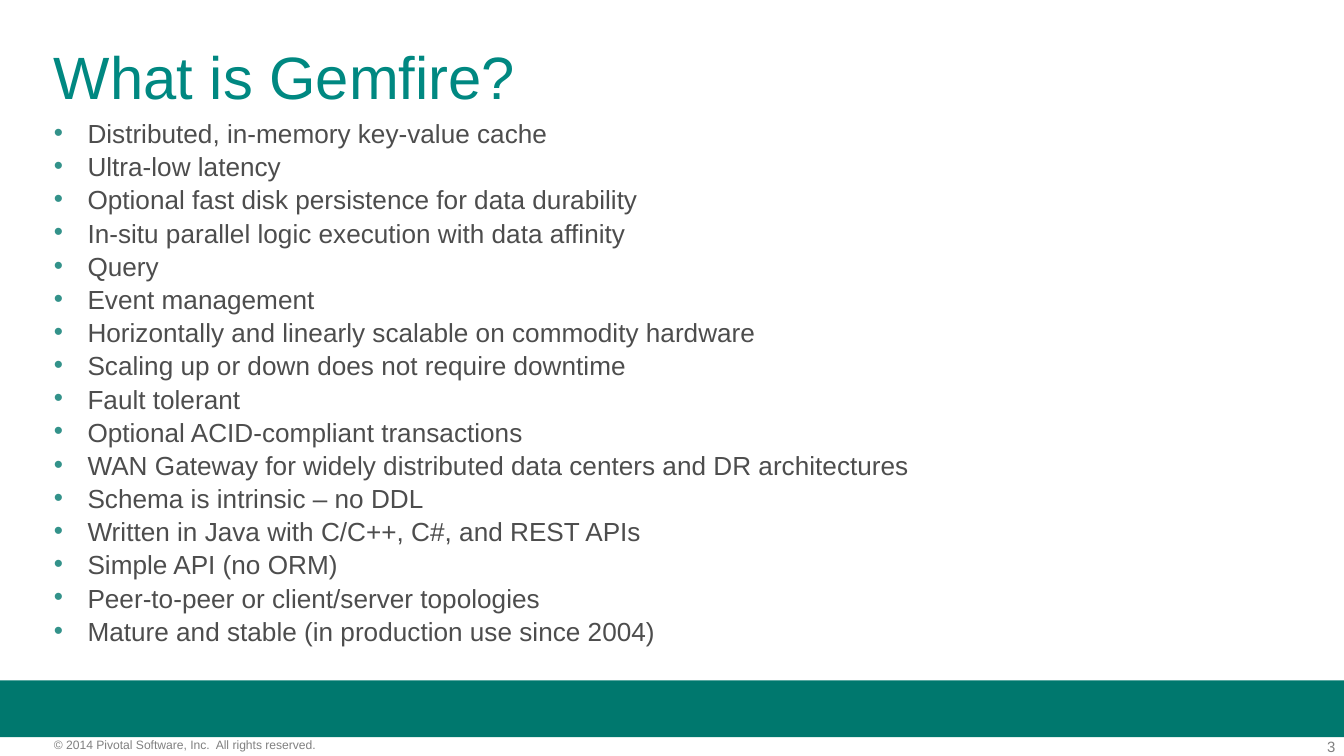
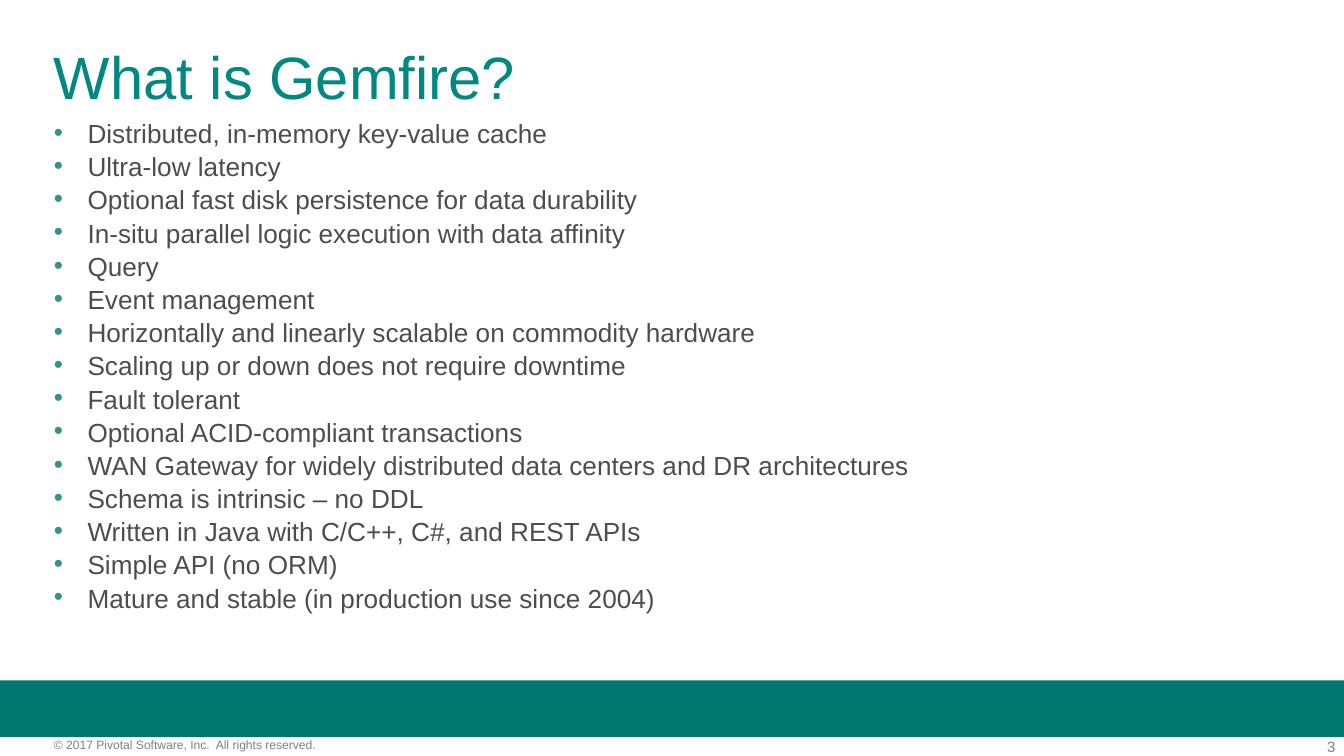
Before and after one commit to vmware-archive/gemfire-fe, a slide deck: slide 3 of docs/Gemfire Fundamentals.pptx. Drawn at 1344x756 pixels with LibreOffice and Linux fonts; fonts in the diff are those of the drawing; background and template pictures are left out. Boxes give left, top, right and bottom in pixels: in the first picture for what was removed or moved away, otherwise in the second. Text is boxed around its words. In the diff, an @@ line names an element or a change of style, - is before the commit and + after.

```diff
--- a/docs/Gemfire Fundamentals.pptx
+++ b/docs/Gemfire Fundamentals.pptx
@@ text at (88, 589, 539, 613): paragraph removed @@
-• Peer-to-peer or client/server topologies
@@ text at (66, 740, 315, 752): text changed @@
-© 2014 Pivotal Software, Inc. All rights reserved.
+© 2017 Pivotal Software, Inc. All rights reserved.
```
Also in this commit, not shown: 32 other slides changed, 1 slide removed.
